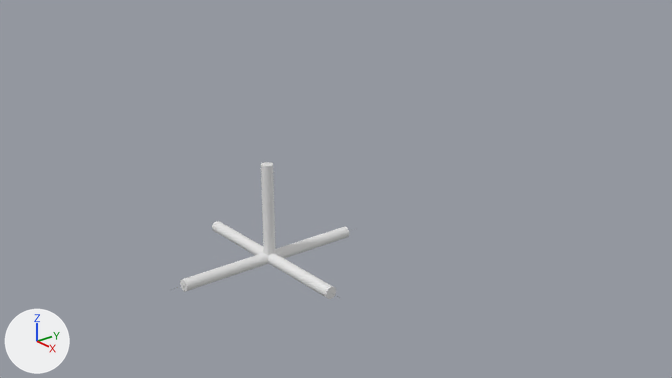
Before and after pictures for a commit that changed the Blender file assets/tangency.blend.
Camera for both pictures: the file's camera 'Camera.002'. The lights are fixed; the arrows at lower left show +X, +Y and +Z. The older version comes first.
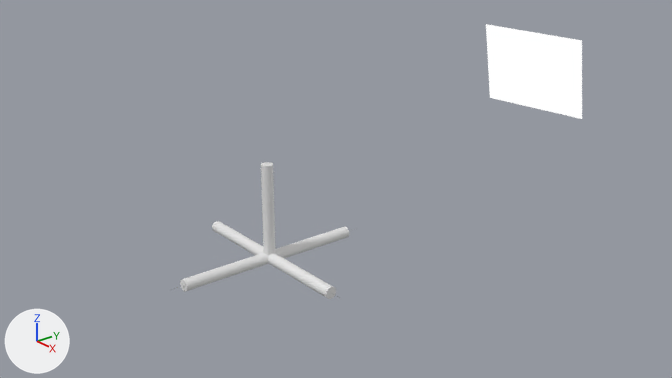
Where the change shows, as pixel boxes [x1, y1, x2, y2] in the pictures (672 x 378 px):
'Target', shown
    after: [486, 24, 582, 119]

Edits to the bpy script that builds the scene:
```text
Change ob_target:
    remove ob_target.hide_set(True)  # its collection is switched off
```
